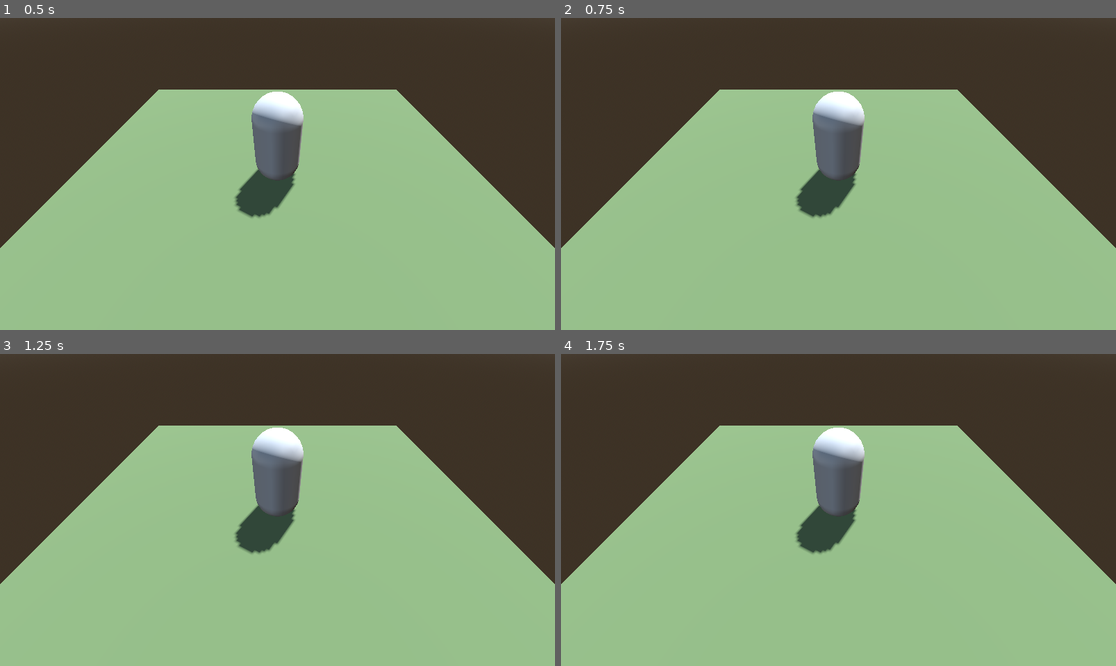
Above: before the commit, frames 1-4 (two rows, left to right).
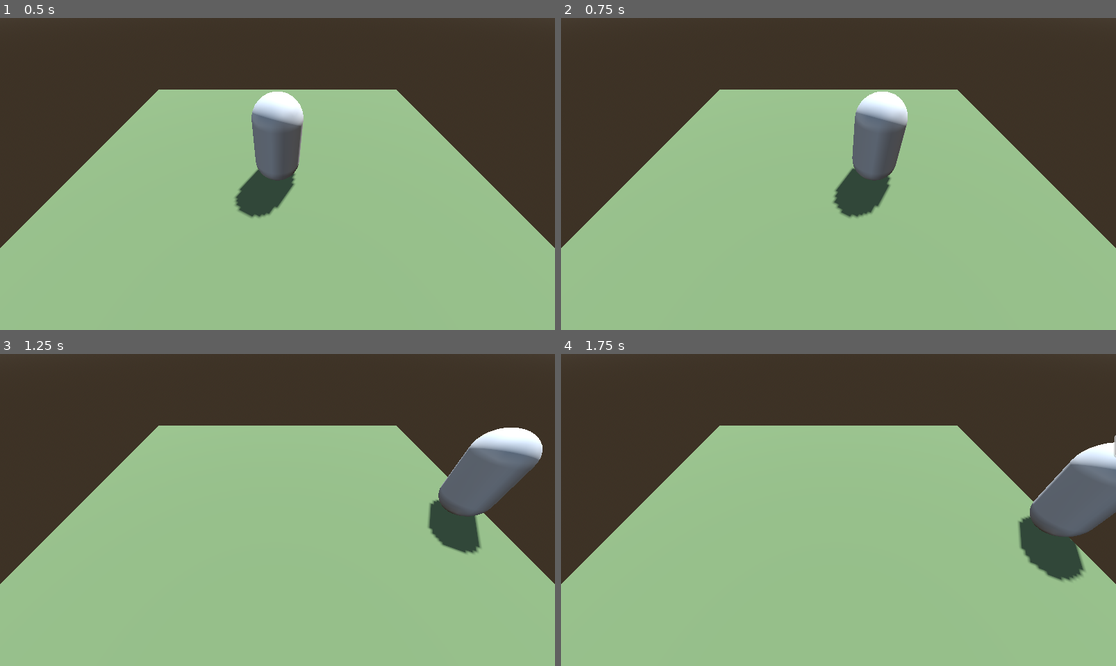
Above: after the commit, the same moments.

Repository: Scrawach/wild-magic
Game: Godot game, scene res://game.tscn
The game is run twice, just before and just after one commit, with the same random seed, the same clock (stepped at 60 frames per second) and the same inputs. The project has no main scene, so this scene is started directly.
Inputs:
- Up to frame 1 (0.5 s): no input
- Up to frame 2 (0.75 s): tap Enter (cast) at 0.5, 0.6 s; hold D (move_right) from 0.53 s (still down)
- Up to frame 3 (1.25 s): keep holding D (move_right)
- Up to frame 4 (1.75 s): release D (move_right) at 1.28 s; hold S (move_backward) from 1.28 s (still down); tap Enter (cast) at 1.35 s

Frame 1 is identical in both runs. In frame 2, 5.7% of the frame differs, in the area x 42-63%, y 23-65%; in frame 3, 7.6%; in frame 4, 7.9%, in the area x 42-100%, y 23-73%.

Commit message:
feat: add magic console

Diff:
--- /dev/null
+++ b/src/gameplay/hero/console/magic_console.gd
@@ -0,0 +1,31 @@
+class_name MagicConsole
+extends Node3D
+
+@onready var console_edit: LineEdit = %"Console Edit"
+@onready var subviewport: SubViewport = %SubViewport
+
+func _ready() -> void:
+	console_edit.text_changed.connect(_on_text_changed)
+
+func _on_text_changed(text: String) -> void:
+	var caret_column = console_edit.caret_column
+	console_edit.text = text.to_upper()
+	console_edit.caret_column = caret_column
+
+func enable() -> void:
+	show()
+	console_edit.grab_focus()
+
+func disable() -> void:
+	console_edit.release_focus()
+	console_edit.clear()
+	hide()
+
+func get_spell() -> String:
+	return console_edit.text.to_lower()
+
+func _unhandled_input(event: InputEvent) -> void:
+	if not visible:
+		return
+
+	subviewport.push_input(event)
--- /dev/null
+++ b/src/gameplay/hero/console/magic_console.tscn
@@ -0,0 +1,43 @@
+[gd_scene load_steps=3 format=3 uid="uid://bdoesjr3px8hb"]
+
+[ext_resource type="Script" uid="uid://dkade3p8bvpna" path="res://gameplay/hero/console/magic_console.gd" id="1_bu801"]
+
+[sub_resource type="ViewportTexture" id="ViewportTexture_d41x7"]
+viewport_path = NodePath("Sprite3D/SubViewport")
+
+[node name="Magic Console" type="Node3D"]
+script = ExtResource("1_bu801")
+
+[node name="Sprite3D" type="Sprite3D" parent="."]
+billboard = 1
+no_depth_test = true
+texture = SubResource("ViewportTexture_d41x7")
+
+[node name="SubViewport" type="SubViewport" parent="Sprite3D"]
+unique_name_in_owner = true
+transparent_bg = true
+handle_input_locally = false
+size = Vector2i(260, 120)
+
+[node name="Console Edit" type="LineEdit" parent="Sprite3D/SubViewport"]
+unique_name_in_owner = true
+anchors_preset = 8
+anchor_left = 0.5
+anchor_top = 0.5
+anchor_right = 0.5
+anchor_bottom = 0.5
+offset_left = -34.2812
+offset_top = -15.5
+offset_right = 34.2812
+offset_bottom = 15.5
+grow_horizontal = 2
+grow_vertical = 2
+expand_to_text_length = true
+context_menu_enabled = false
+emoji_menu_enabled = false
+virtual_keyboard_enabled = false
+shortcut_keys_enabled = false
+middle_mouse_paste_enabled = false
+selecting_enabled = false
+deselect_on_focus_loss_enabled = false
+drag_and_drop_selection_enabled = false
--- a/src/gameplay/hero/hero.tscn
+++ b/src/gameplay/hero/hero.tscn
@@ -1,6 +1,7 @@
-[gd_scene load_steps=8 format=3 uid="uid://dxxxmjm06obta"]
+[gd_scene load_steps=9 format=3 uid="uid://dxxxmjm06obta"]
 
 [ext_resource type="Script" uid="uid://ceawrn7dedfhq" path="res://gameplay/hero/hero.gd" id="1_x1143"]
+[ext_resource type="PackedScene" uid="uid://bdoesjr3px8hb" path="res://gameplay/hero/console/magic_console.tscn" id="2_drp30"]
 [ext_resource type="Script" uid="uid://bt5h3xv8djrc3" path="res://infrastructure/states/state_machine.gd" id="2_yer6i"]
 [ext_resource type="Script" uid="uid://d1remwgex0e1x" path="res://gameplay/hero/input/player_input.gd" id="3_14oge"]
 [ext_resource type="Script" uid="uid://cd6gd2tp3e5rx" path="res://gameplay/hero/states/hero_movment_state.gd" id="3_lkv0r"]
@@ -21,6 +22,10 @@
 transform = Transform3D(1, 0, 0, 0, 1, 0, 0, 0, 1, 0, 1, 0)
 mesh = SubResource("CapsuleMesh_8eafk")
 
+[node name="Magic Console" parent="." instance=ExtResource("2_drp30")]
+transform = Transform3D(1, 0, 0, 0, 1, 0, 0, 0, 1, 0, 2, 0)
+visible = false
+
 [node name="StateMachine" type="Node" parent="." node_paths=PackedStringArray("initial_state")]
 script = ExtResource("2_yer6i")
 initial_state = NodePath("HeroMovementState")
@@ -32,9 +37,10 @@
 input = NodePath("../../PlayerInput")
 metadata/_custom_type_script = "uid://cd6gd2tp3e5rx"
 
-[node name="HeroCastState" type="Node" parent="StateMachine" node_paths=PackedStringArray("input")]
+[node name="HeroCastState" type="Node" parent="StateMachine" node_paths=PackedStringArray("input", "console")]
 script = ExtResource("4_drp30")
 input = NodePath("../../PlayerInput")
+console = NodePath("../../Magic Console")
 metadata/_custom_type_script = "uid://ddqf4deh1y3f8"
 
 [node name="PlayerInput" type="Node" parent="."]
--- a/src/gameplay/hero/states/hero_cast_state.gd
+++ b/src/gameplay/hero/states/hero_cast_state.gd
@@ -2,3 +2,16 @@
 extends State
 
 @export var input: PlayerInput
+@export var console: MagicConsole
+
+func enter() -> void:
+	console.enable()
+
+func exit() -> void:
+	console.disable()
+
+func process(delta: float) -> void:
+	if input.is_casting():
+		var spell: String = console.get_spell()
+		print("casted: %s" % spell)
+		state_machine.enter(HeroMovementState)
Not shown, added: src/gameplay/hero/console/magic_console.gd.uid
